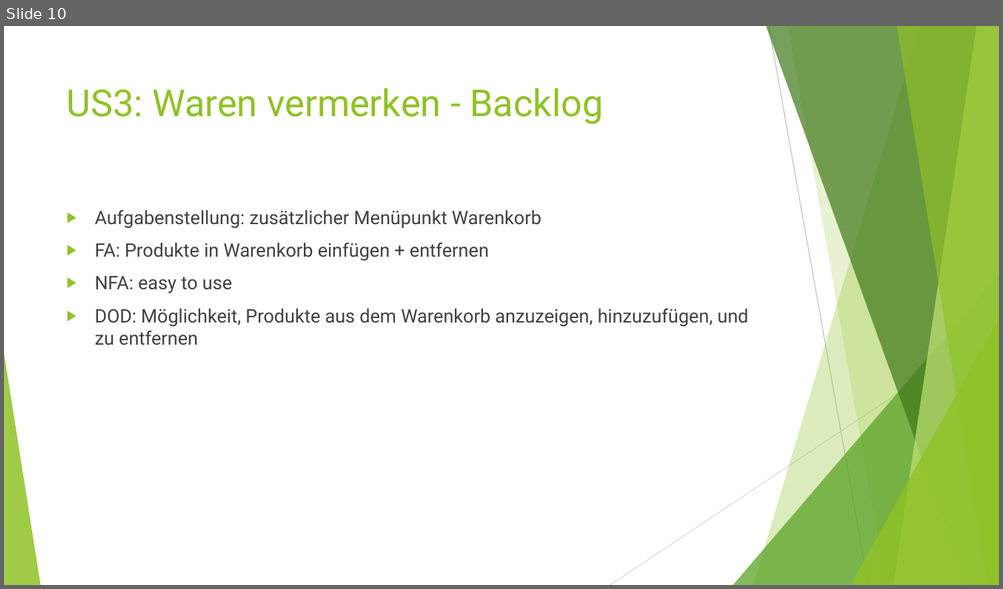
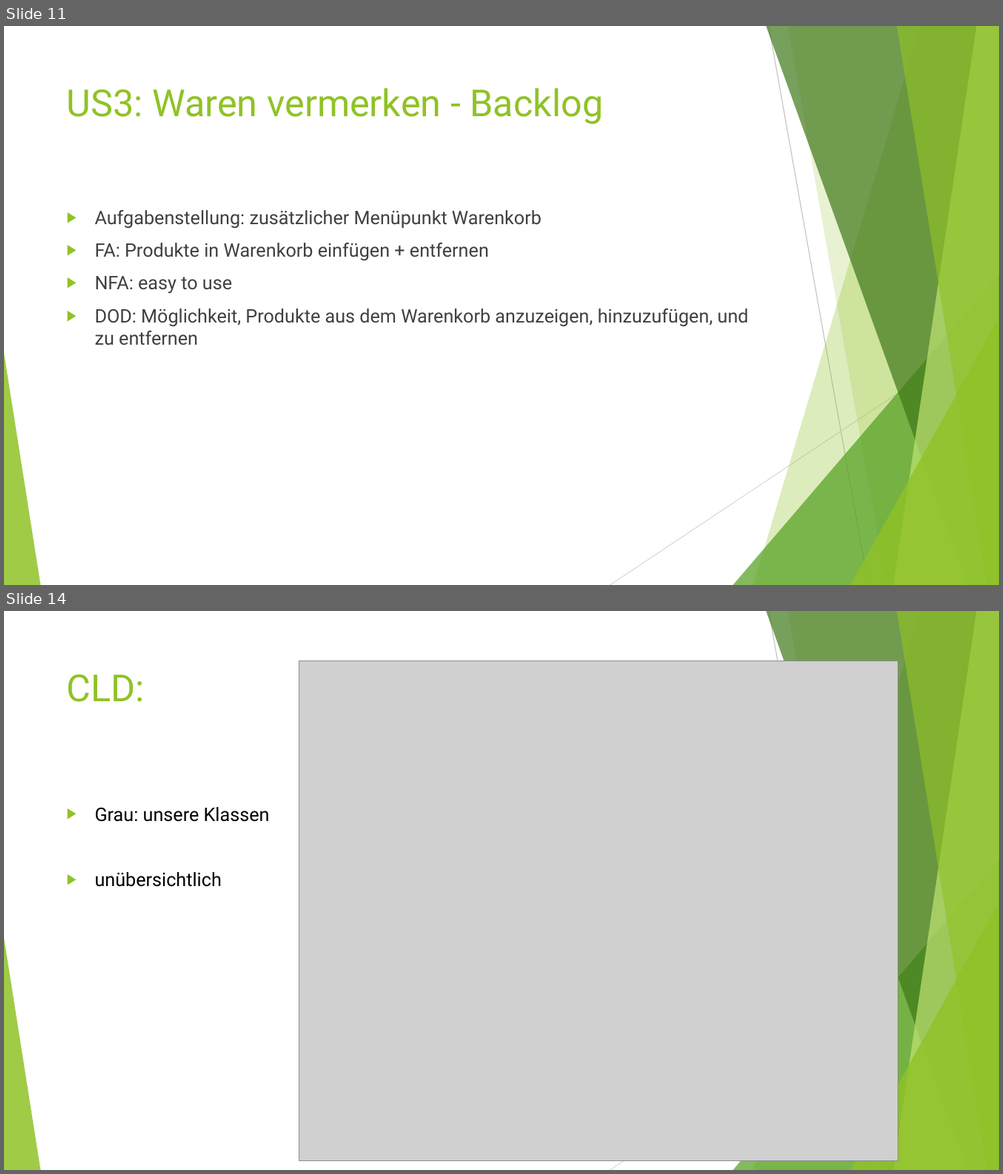
Before and after one commit to Grisdoff/Planet.Shop, a slide deck: Organisatorisches/Presentations/Presentation_WS.pptx. Shown one above the other, each under a label of ours: slide 10 before the commit, slides 11 and 14 after it; the slides between them are not shown. The pictures are 1003x589 and 1003x1174 pixels, drawn with LibreOffice and Linux fonts; fonts in the diff are those of the drawing; grey boxes stand for pictures. Boxes give left, top, right and bottom in pixels: in the first picture for what was removed or moved away, otherwise in the second. Text is boxed around its words. In the diff, an @@ line names an element or a change of style, - is before the commit and + after.

```diff
--- a/Organisatorisches/Presentations/Presentation_WS.pptx
+++ b/Organisatorisches/Presentations/Presentation_WS.pptx
@@ slide 14 added at (x1=4, y1=611, x2=999, y2=1170), background #FFFFFF; not listed: 10 template elements that a slide beside it also shows @@
@@ title added at (x1=67, y1=674, x2=145, y2=702), 36 pt, text #90C226 @@
+CLD:
@@ picture added at (x1=299, y1=661, x2=898, y2=1162) @@
@@ text added at (x1=95, y1=807, x2=270, y2=887), 18 pt, text #000000 @@
+▶ Grau: unsere Klassen
+▶ unübersichtlich
@@ what was slide 10 is now slide 11 @@
```
Also in this commit, not shown: 8 slides changed, 2 other slides added, 1 slide removed.
